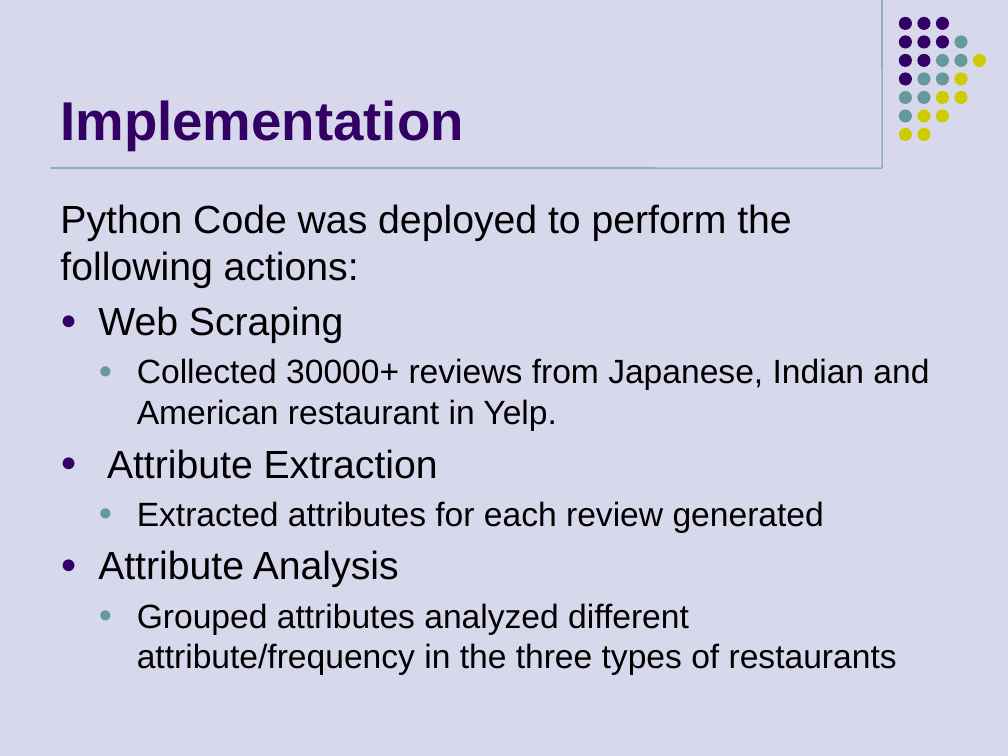
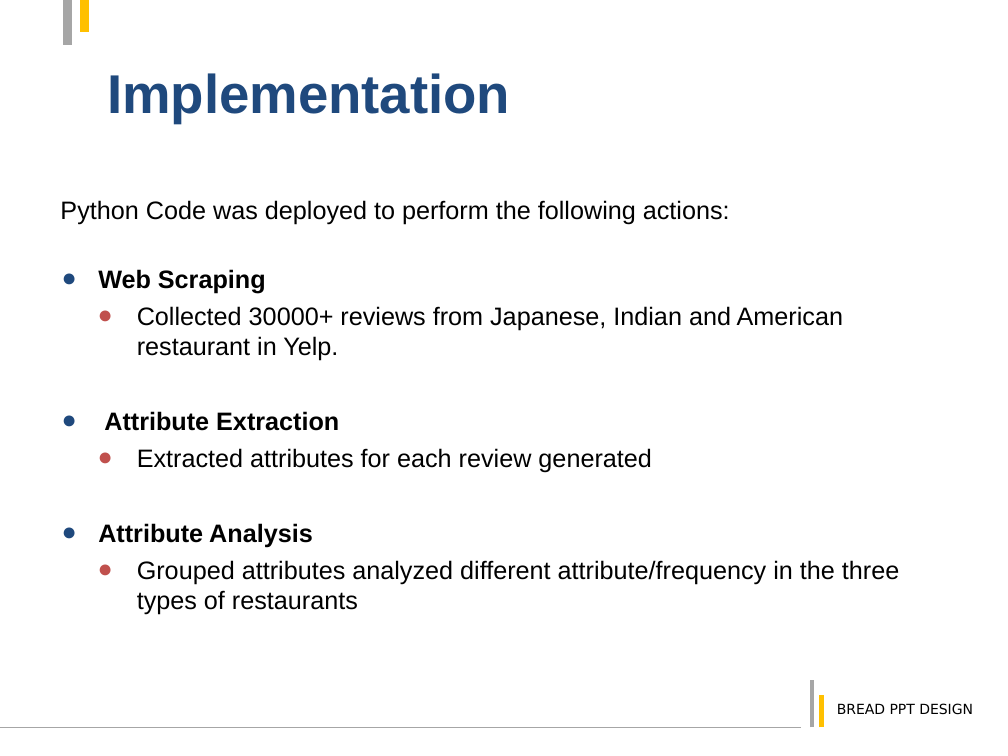
Before and after one commit to jackyli0318/yelp_scraper, a slide deck: slide 3 of Restaurant Attribute Extraction.pptx. Drawn at 1008x756 pixels with LibreOffice and Linux fonts; fonts in the diff are those of the drawing; background and template pictures are left out. Boxes give left, top, right and bottom in pixels: in the first picture for what was removed or moved away, otherwise in the second. Text is boxed around its words. In the diff, an @@ line names an element or a change of style, - is before the commit and + after.

```diff
--- a/Restaurant Attribute Extraction.pptx
+++ b/Restaurant Attribute Extraction.pptx
@@ background #D8D8EC to #FFFFFF @@
@@ line added from (68, 44) to (68, 0), #A6A6A6 6 pt @@
@@ line added from (85, 0) to (85, 31), #FFC000 6 pt @@
@@ title "Implementation": place and size @@
-title "Implementation" at [60, 100, 463, 150]
+title "Implementation" at [107, 73, 510, 123]
@@ title "Implementation" at [107, 73, 510, 123]: text colour #330066 to #1F497D @@
@@ line removed from (882, 0) to (882, 168) @@
@@ group removed at [899, 17, 986, 159]: 31 ellipses @@
@@ line removed from (50, 168) to (882, 168) @@
@@ text "Python Code was deployed to ..." at [60, 200, 899, 615]: size 28 to 18 pt in "Python Code was deployed to perform the ...", "Web Scraping", "Attribute Extraction", "Attribute Analysis"; bold on in "Web Scraping", "Attribute Extraction", "Attribute Analysis"; size 24 to 18 pt in "Collected 30000+ reviews from Japanese, Indian and ...", "Extracted attributes for each review generated", "Grouped attributes analyzed different attribute/frequency in ..."; indent changed; less space between paragraphs; bullet colour #330066 to #1F497D; bullet colour #669999 to #C0504D @@
@@ line added from (812, 728) to (812, 679), #A6A6A6 3 pt @@
@@ line added from (822, 728) to (822, 696), #FFC000 3 pt @@
@@ text added at [837, 703, 973, 715], 10 pt, text #000000 @@
+BREAD PPT DESIGN
@@ line added from (0, 728) to (801, 728), #A6A6A6 0.75 pt @@
```
Also in this commit, not shown: 5 other slides changed, 8 slides added, 2 slides removed.
